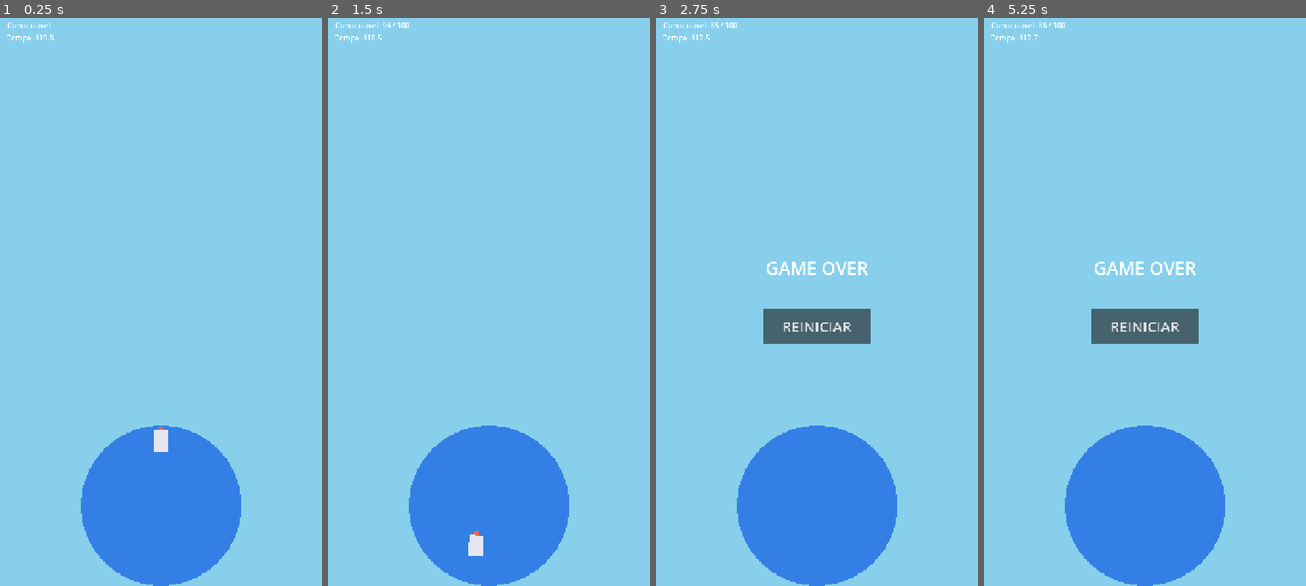
Above: before the commit, frames 1-4 (left to right).
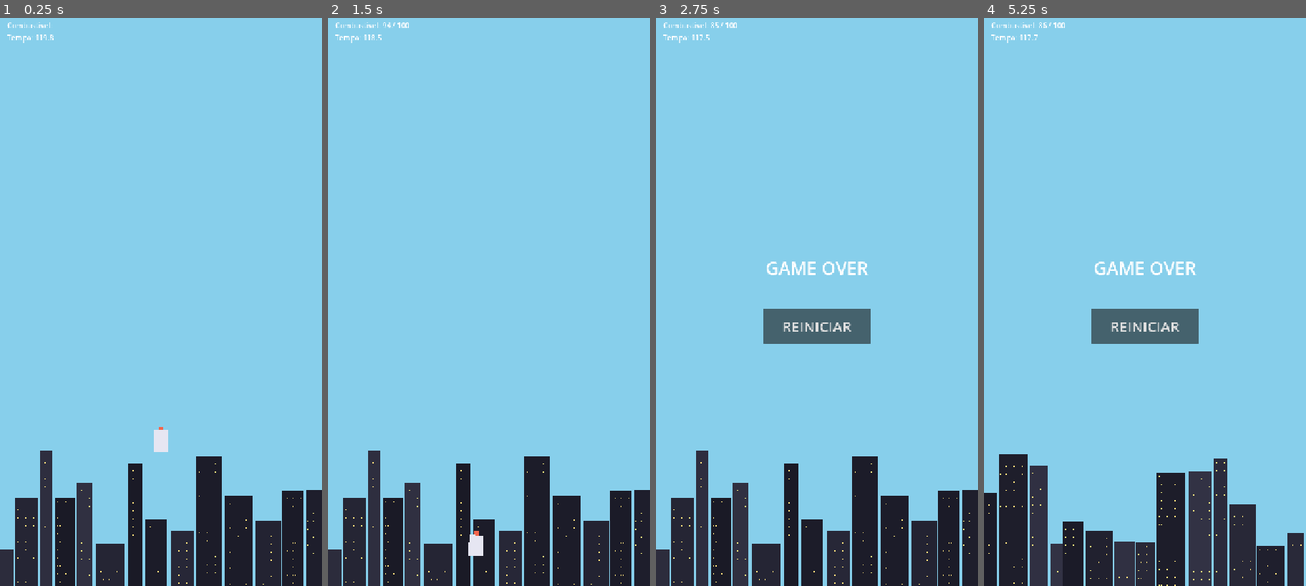
Above: after the commit, the same moments.

Repository: lucasevero/foguete-pra-lua
Game: Godot game, scene res://main.tscn
The game is run twice, just before and just after one commit, with the same random seed, the same clock (stepped at 60 frames per second) and the same inputs.
Inputs (mouse positions are in pixels of both pictures, inside the frame that each line leads up to):
- Up to frame 1 (0.25 s): no input
- Up to frame 2 (1.5 s): tap Enter at 0.5 s; move the mouse to (559, 273) at 0.52 s; click (559, 273) at 0.67 s; drag from (424, 330) to (472, 415) at 1.27 s
- Up to frame 3 (2.75 s): move the mouse to (849, 171) at 2.02 s; click (849, 171) at 2.17 s
- Up to frame 4 (5.25 s): click "REINICIAR" at 2.75 s; drag from (1128, 415) to (1048, 211) at 3.52 s; move the mouse to (1241, 387) at 4.27 s; click (1241, 387) at 4.42 s; drag from (1048, 211) to (1096, 154) at 5.02 s

The runs differ from the first frame. In frame 1, 19% of the frame differs, in the area x 0-100%, y 71-100%; in frame 2, 19%; in frame 3, 19%; in frame 4, 19%.

Commit message:
Background: start from a São Paulo city skyline instead of a planet
pickups (Dev C): the bottom marker is now the ground/city, not a planet ball.
- Earth node renamed to City; procedural placeholder skyline (buildings with
  lit windows) via _make_city. Real sprite target: bg_city.png.
- earth_y export renamed to ground_y. Moon stays a disc (destination in space).
- Notion "Sprites a Gerar" updated (Terra -> Cidade São Paulo).

Verified: imports clean, editor renders, web re-exported.

Co-Authored-By: Claude Opus 4.8 <noreply@anthropic.com>

Diff:
--- a/parallax_bg.gd
+++ b/parallax_bg.gd
@@ -1,23 +1,23 @@
 extends Node2D
 ## DONO: Dev C — camadas de fundo. Área: pickups.
 ## Céu (gradiente por código) + estrelas (Parallax2D, aparecem no espaço) +
-## marcos Terra (embaixo) e Lua (topo) em Y fixo no mundo.
+## CIDADE/chão no início (skyline estilo São Paulo) + Lua (bola) no topo.
 ##
-## Escuta GameEvents.altitude_changed (0.0 = Terra, 1.0 = Lua).
+## Escuta GameEvents.altitude_changed (0.0 = chão, 1.0 = Lua).
 ##
 ## PLACEHOLDERS PROCEDURAIS: enquanto não chega a pixel art, gera texturas
 ## simples em código. Pra usar o sprite real: no editor, arraste o PNG pra
-## `texture` do nó (StarsSprite / Earth / Moon) — o placeholder some sozinho.
+## `texture` do nó (StarsSprite / City / Moon) — o placeholder some sozinho.
 
 @export var earth_sky: Color = Color(0.53, 0.81, 0.92)
 @export var deep_space: Color = Color(0.02, 0.02, 0.08)
-@export var earth_y: float = 1100.0    # deve casar com o início do player
+@export var ground_y: float = 1120.0   # chão/cidade no início (casar com player start ~950)
 @export var moon_y: float = -4050.0    # deve casar com moon de game_manager
 
 @onready var sky_rect: ColorRect = $SkyLayer/SkyRect
 @onready var stars: Parallax2D = $Stars
 @onready var stars_sprite: Sprite2D = $Stars/StarsSprite
-@onready var earth: Sprite2D = $Earth
+@onready var city: Sprite2D = $City
 @onready var moon: Sprite2D = $Moon
 
 func _ready() -> void:
@@ -26,9 +26,9 @@
 	if stars_sprite.texture == null:
 		stars_sprite.texture = _make_star_tile(256)
 		stars.repeat_size = Vector2(256, 256)
-	if earth.texture == null:
-		earth.texture = _make_disc(360, Color(0.2, 0.5, 0.9))
-	earth.position = Vector2(360, earth_y)
+	if city.texture == null:
+		city.texture = _make_city(720, 340)
+	city.position = Vector2(360, ground_y)
 	if moon.texture == null:
 		moon.texture = _make_disc(240, Color(0.82, 0.82, 0.86))
 	moon.position = Vector2(360, moon_y)
@@ -60,3 +60,28 @@
 			if Vector2(x, y).distance_to(center) <= radius - 1.0:
 				img.set_pixel(x, y, color)
 	return ImageTexture.create_from_image(img)
+
+func _make_city(w: int, h: int) -> ImageTexture:
+	# Skyline placeholder: prédios silhueta com janelas acesas (troca por pixel art).
+	var img := Image.create(w, h, false, Image.FORMAT_RGBA8)
+	img.fill(Color(0, 0, 0, 0))
+	var x := 0
+	while x < w:
+		var bw := randi_range(28, 64)
+		var bh := randi_range(90, h - 20)
+		var col := Color(0.10, 0.10, 0.15).lerp(Color(0.20, 0.20, 0.27), randf())
+		var right := mini(x + bw, w)
+		for by in range(h - bh, h):
+			for bx in range(x, right):
+				img.set_pixel(bx, by, col)
+		# janelas acesas
+		var yy := h - bh + 8
+		while yy < h - 6:
+			var xx := x + 5
+			while xx < right - 4:
+				if randf() < 0.45:
+					img.set_pixel(xx, yy, Color(1.0, 0.9, 0.5, 1.0))
+				xx += 6
+			yy += 9
+		x += bw + randi_range(2, 8)
+	return ImageTexture.create_from_image(img)
--- a/parallax_bg.tscn
+++ b/parallax_bg.tscn
@@ -21,6 +21,6 @@
 [node name="StarsSprite" type="Sprite2D" parent="Stars"]
 centered = false
 
-[node name="Earth" type="Sprite2D" parent="."]
+[node name="City" type="Sprite2D" parent="."]
 
 [node name="Moon" type="Sprite2D" parent="."]
Not shown, changed: .claude/devlog/pickups.md
